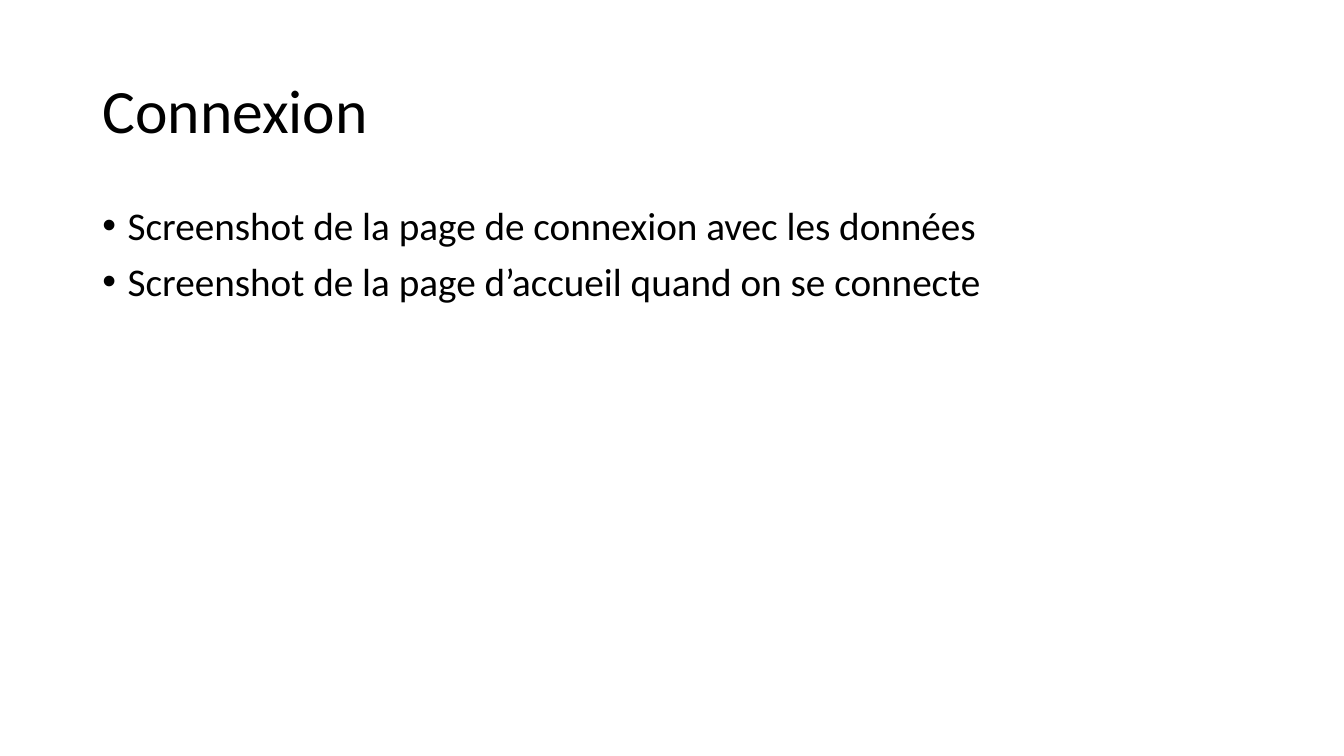
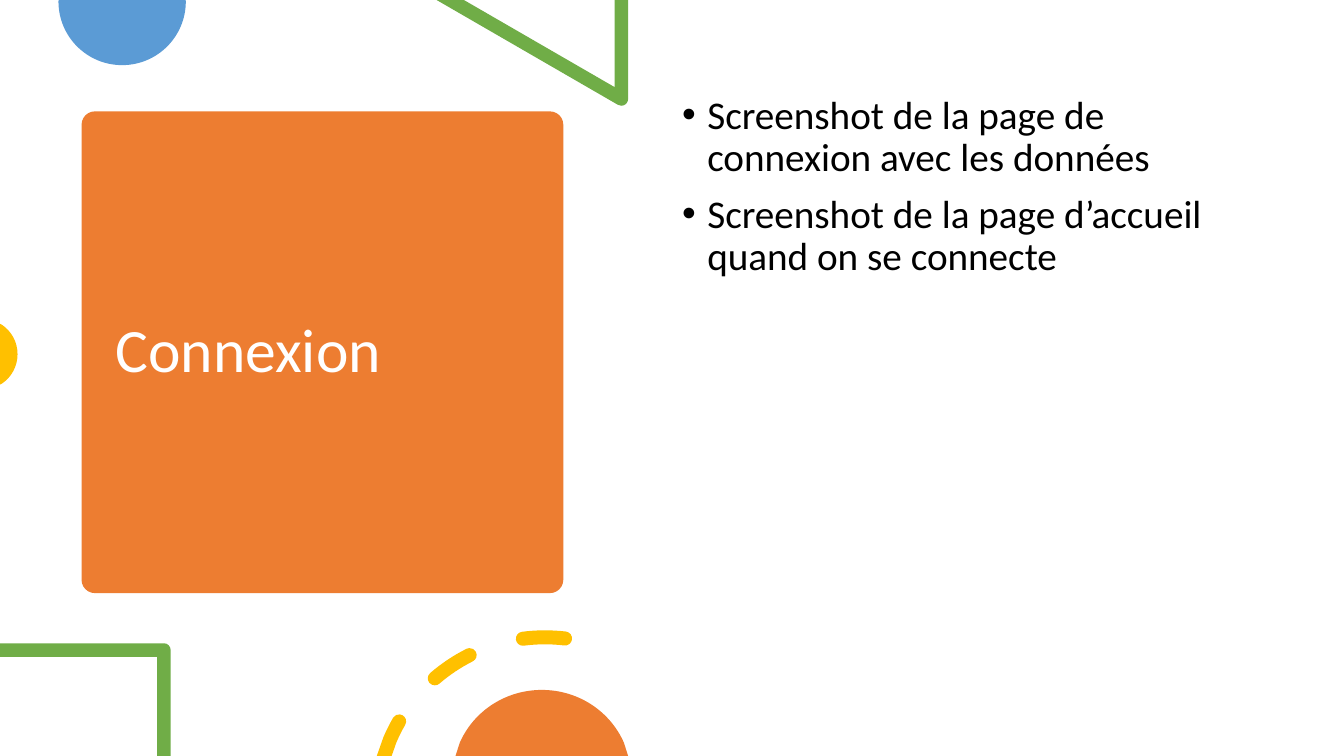
Before and after one commit to Eliefrh/Mamas-pizza, a slide deck: slide 4 of Doc/Mammas Pizzeria.pptx. Drawn at 1344x756 pixels with LibreOffice and Linux fonts; fonts in the diff are those of the drawing. Boxes give left, top, right and bottom in pixels: in the first picture for what was removed or moved away, otherwise in the second. Text is boxed around its words. In the diff, an @@ line names an element or a change of style, - is before the commit and + after.

```diff
--- a/Doc/Mammas Pizzeria.pptx
+++ b/Doc/Mammas Pizzeria.pptx
@@ freeform shape added at [58,0,186,66], fill #5B9BD5 @@
@@ freeform shape added at [437,0,628,106], fill #70AD47 @@
@@ rounded rectangle added at [82,112,564,594], fill #ED7D31 @@
@@ text "Screenshot de la page de ..." rewrapped from [128,212,980,303] to [707,101,1201,277] @@
@@ title "Connexion": place and size @@
-title "Connexion" at [102,90,367,134]
+title "Connexion" at [116,329,381,373]
@@ title "Connexion" at [116,329,381,373]: text colour #000000 to #FFFFFF @@
@@ freeform shape added at [0,324,17,384], fill #FFC000 @@
@@ freeform shape added at [0,643,170,756], fill #70AD47 @@
@@ freeform shape added at [377,630,573,756], fill #FFC000 @@
@@ freeform shape added at [456,690,628,756], fill #ED7D31 @@
```
Also in this commit, not shown: 14 other slides changed, 1 other file.
